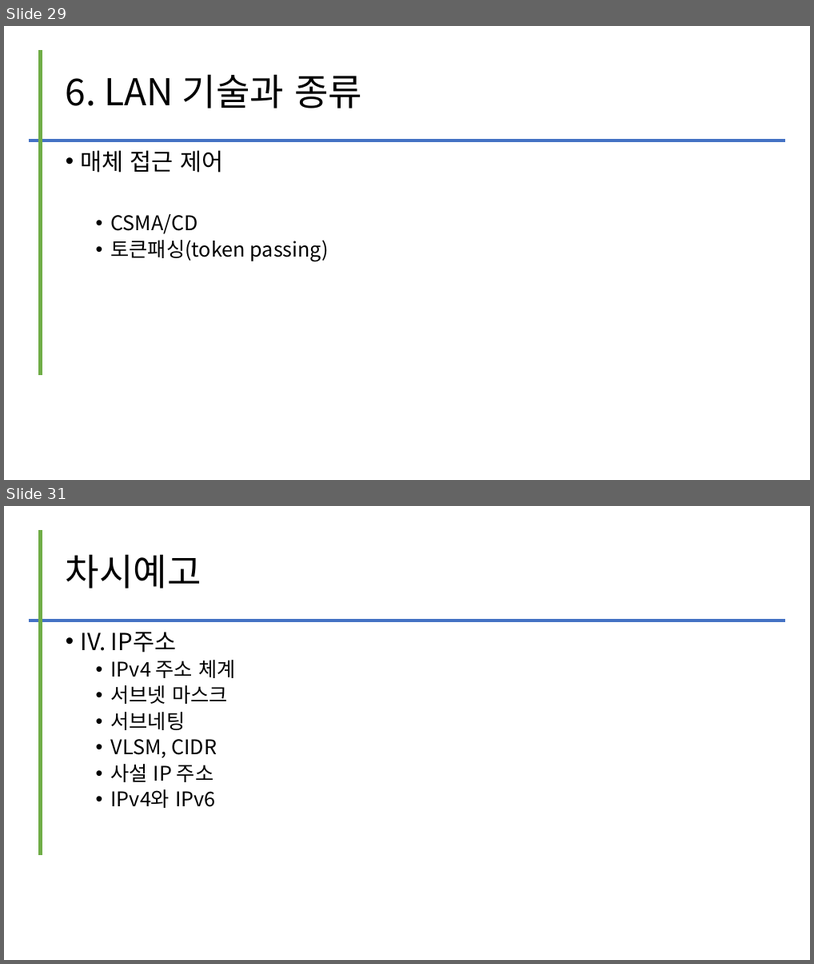
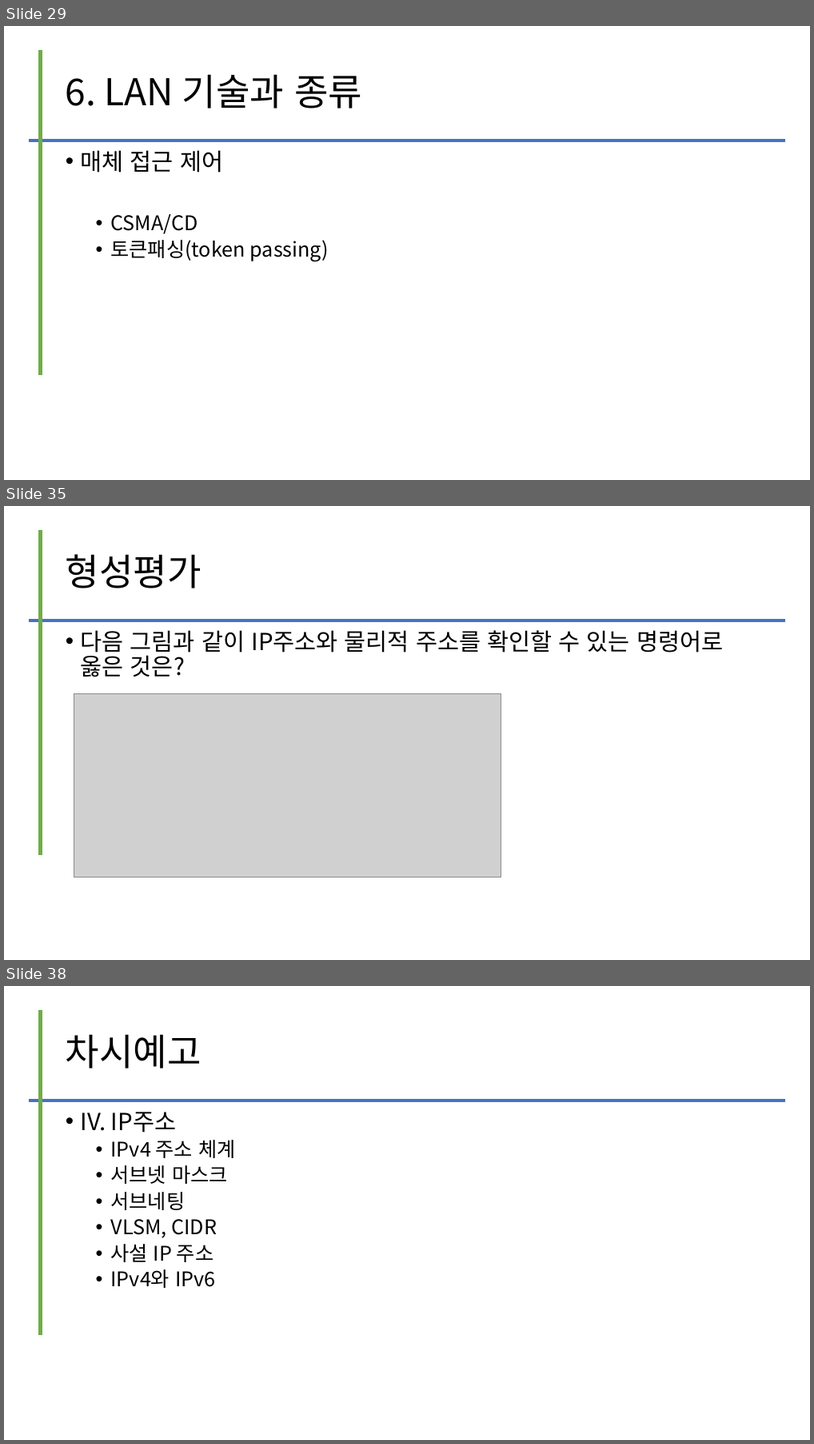
Before and after one commit to kig2929kig/2025-1-network, a slide deck: 컴퓨터 네트워크 - III. LAN.pptx. Shown one above the other, each under a label of ours: slides 29 and 31 before the commit, slides 29, 35 and 38 after it; the slides between them are not shown. The pictures are 814x964 and 814x1444 pixels, drawn with LibreOffice and Linux fonts; fonts in the diff are those of the drawing; grey boxes stand for pictures. Boxes give left, top, right and bottom in pixels: in the first picture for what was removed or moved away, otherwise in the second. Text is boxed around its words. In the diff, an @@ line names an element or a change of style, - is before the commit and + after.

```diff
--- a/컴퓨터 네트워크 - III. LAN.pptx
+++ b/컴퓨터 네트워크 - III. LAN.pptx
@@ slide 35 added at bbox=[4, 506, 810, 960], background #FFFFFF @@
@@ line added from (41, 530) to (41, 855), #70AD47 4.5 pt @@
@@ title added at bbox=[66, 554, 202, 588], 44 pt, text #000000 @@
+형성평가
@@ line added from (28, 620) to (786, 620), #4472C4 4.5 pt @@
@@ text added at bbox=[81, 630, 723, 677], 28 pt, text #000000 @@
+• 다음 그림과 같이 IP주소와 물리적 주소를 확인할 수 있는 명령어로 옳은 것은?
@@ picture added at bbox=[74, 693, 502, 877] @@
@@ what was slide 31 is now slide 38 @@
```
Also in this commit, not shown: 1 slide changed, 6 other slides added, 1 slide removed.
